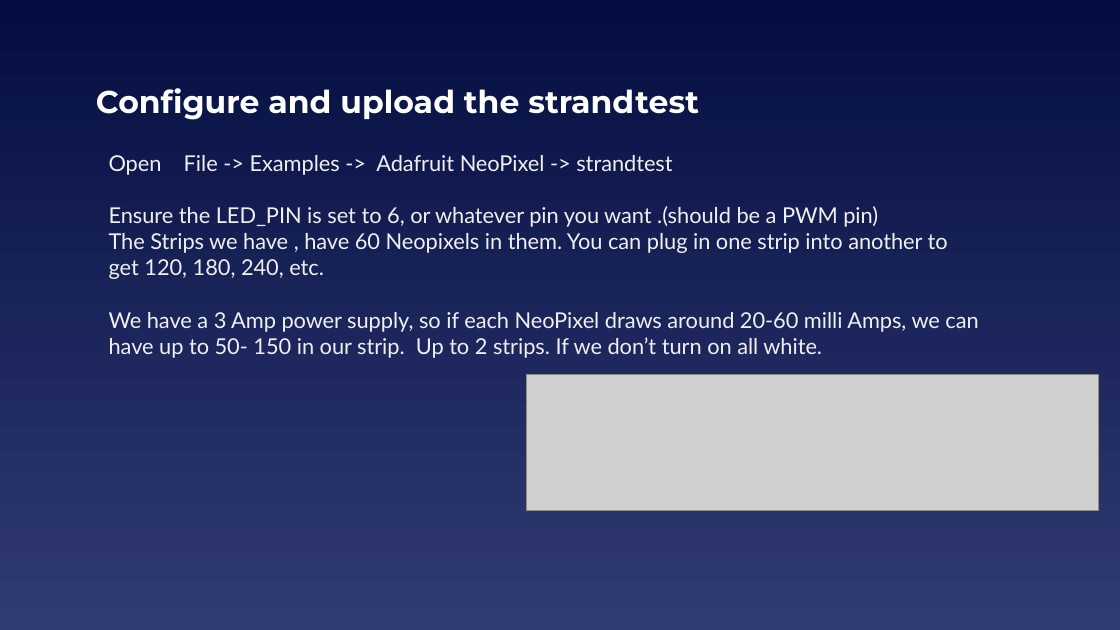
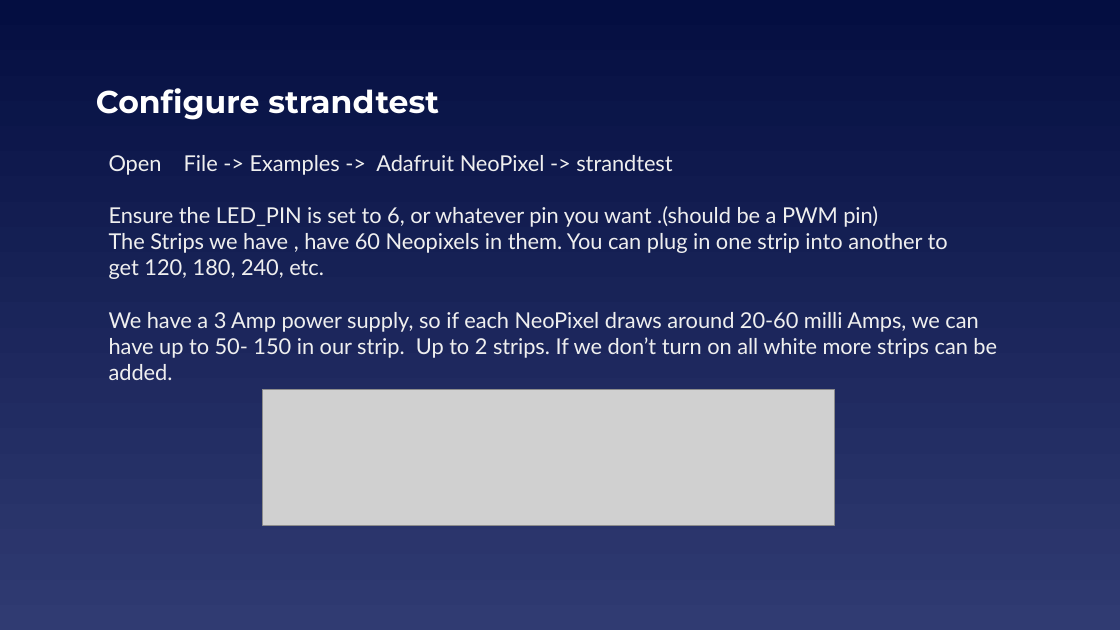
Before and after one commit to EELabMan/NeoPixels, a slide deck: slide 12 of NeoPixels.pptx. Drawn at 1120x630 pixels with LibreOffice and Linux fonts; fonts in the diff are those of the drawing; grey boxes stand for pictures. Boxes give left, top, right and bottom in pixels: in the first picture for what was removed or moved away, otherwise in the second. Text is boxed around its words. In the diff, an @@ line names an element or a change of style, - is before the commit and + after.

Commit message:
Update NeoPixels.pptx
Added Ground wire

```diff
--- a/NeoPixels.pptx
+++ b/NeoPixels.pptx
@@ title at [96,88,439,120]: text changed @@
-Configure and upload the strandtest
+Configure strandtest
@@ text at [109,312,997,380]: text changed @@
-We have a 3 Amp power supply, so if each NeoPixel draws around 20-60 milli Amps, we can have up to 50- 150 in our strip. Up to 2 strips. If we don’t turn on all white.
+We have a 3 Amp power supply, so if each NeoPixel draws around 20-60 milli Amps, we can have up to 50- 150 in our strip. Up to 2 strips. If we don’t turn on all white more strips can be added.
@@ picture: place and size @@
-picture at [527,375,1099,510]
+picture at [262,390,834,525]
```
Also in this commit, not shown: 4 other slides changed, 1 slide added, 1 slide removed.
